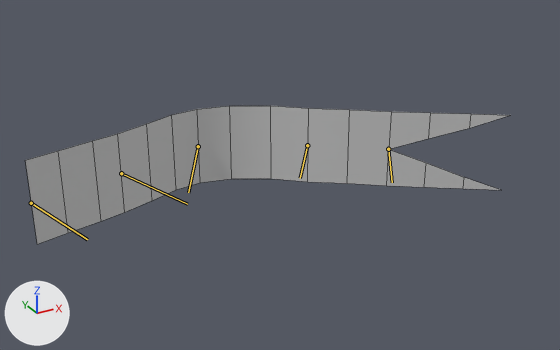
Renders of the FBX model Assets/_Assets/Models/flag_01.fbx from each side of a commit.
Both versions are drawn from a 50 mm camera at (-0.66, -4.03, 1.85) aimed at (1.36, -0.35, 0.02). The lights are fixed; the arrows at lower left show +X, +Y and +Z. Both versions are drawn at frame 2 of the action 'Take 001'; the numbers are the values there. The bones that bend it are drawn over the model as lines. Mesh edges are drawn as thin lines.

In view in the first picture: 'flag_01'.
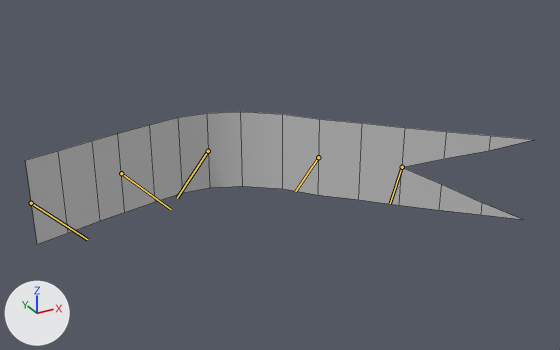
Boxes (x1, y1, x2, y2) around the edits, measured in the pictures (560 x 350 px):
'flag_01', posed: before (25, 106, 510, 244); after (25, 112, 534, 244)
bone 'CATRigTail2', root to tip: before (121, 173) to (187, 204); after (121, 173) to (171, 209)

What the commit changed:
Bone 'CATRigTail2' (bone_catrigtail2) turns from (0, 0, -3) to (0, 0, 7) degrees about its own x, y and z.
